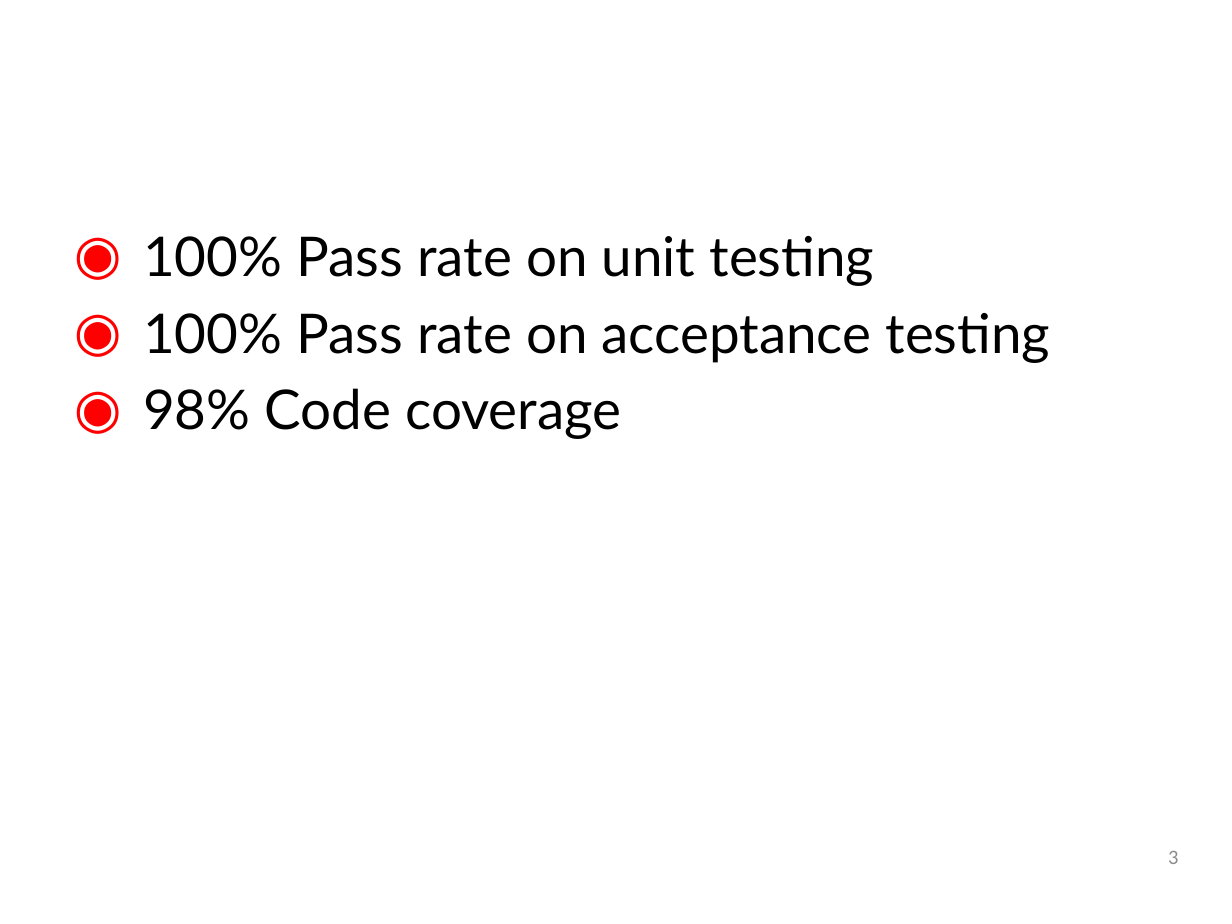
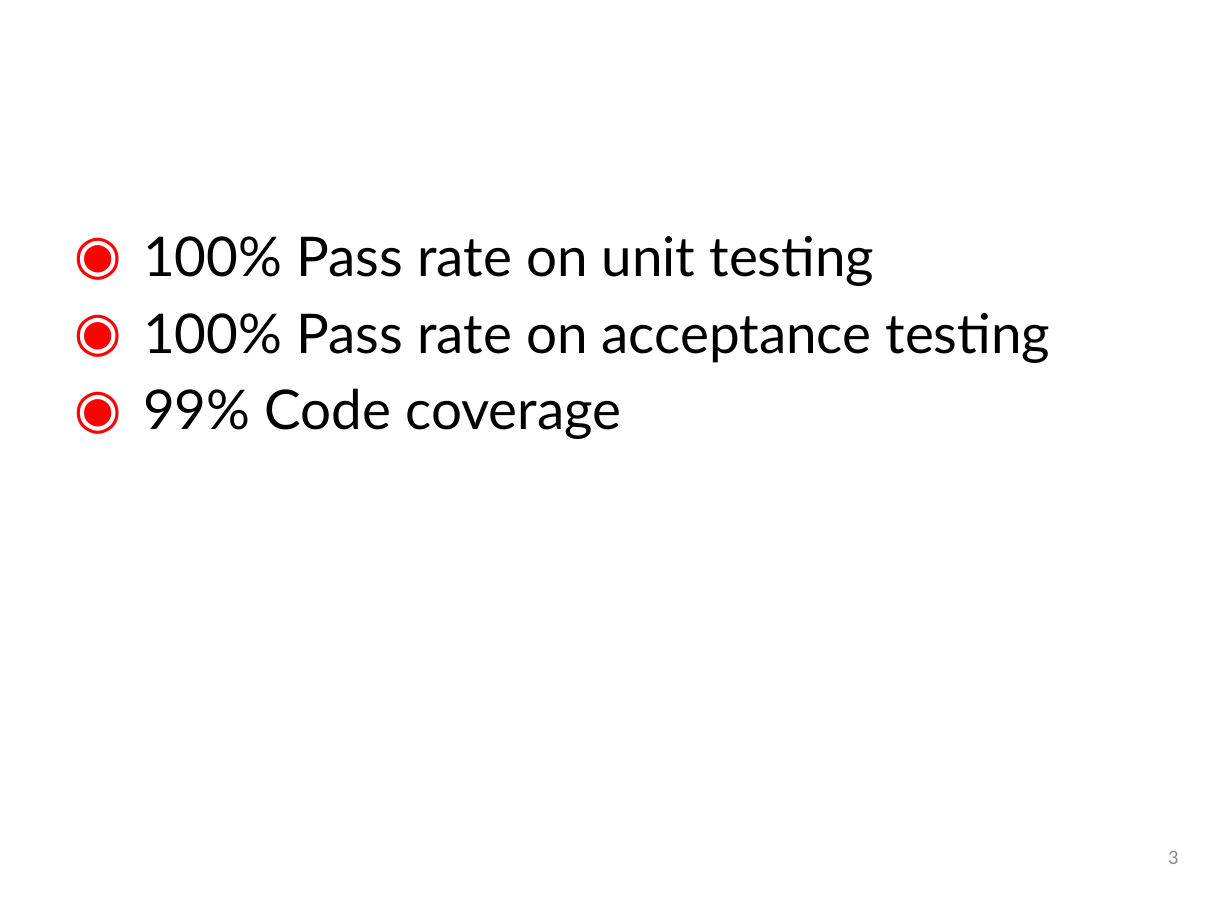
Before and after one commit to SpacemanRiff/spring-semester-project, a slide deck: slide 3 of powerpoints/Sprint 4.pptx. Drawn at 1232x924 pixels with LibreOffice and Linux fonts; fonts in the diff are those of the drawing; background and template pictures are left out. Boxes give left, top, right and bottom in pixels: in the first picture for what was removed or moved away, otherwise in the second. Text is boxed around its words. In the diff, an @@ line names an element or a change of style, - is before the commit and + after.

Commit message:
Powerpoint Finished

```diff
--- a/powerpoints/Sprint 4.pptx
+++ b/powerpoints/Sprint 4.pptx
@@ text at [143,388,621,439]: text changed @@
-◉ 98% Code coverage
+◉ 99% Code coverage
```
Also in this commit, not shown: 1 other slide changed, 12 slides added, 2 other files.
